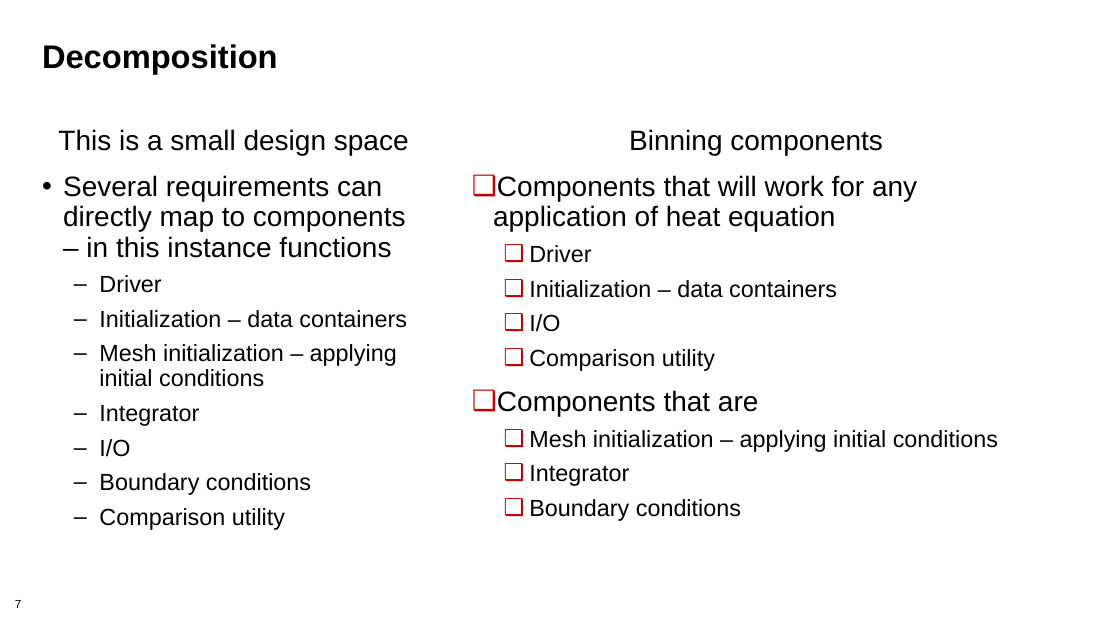
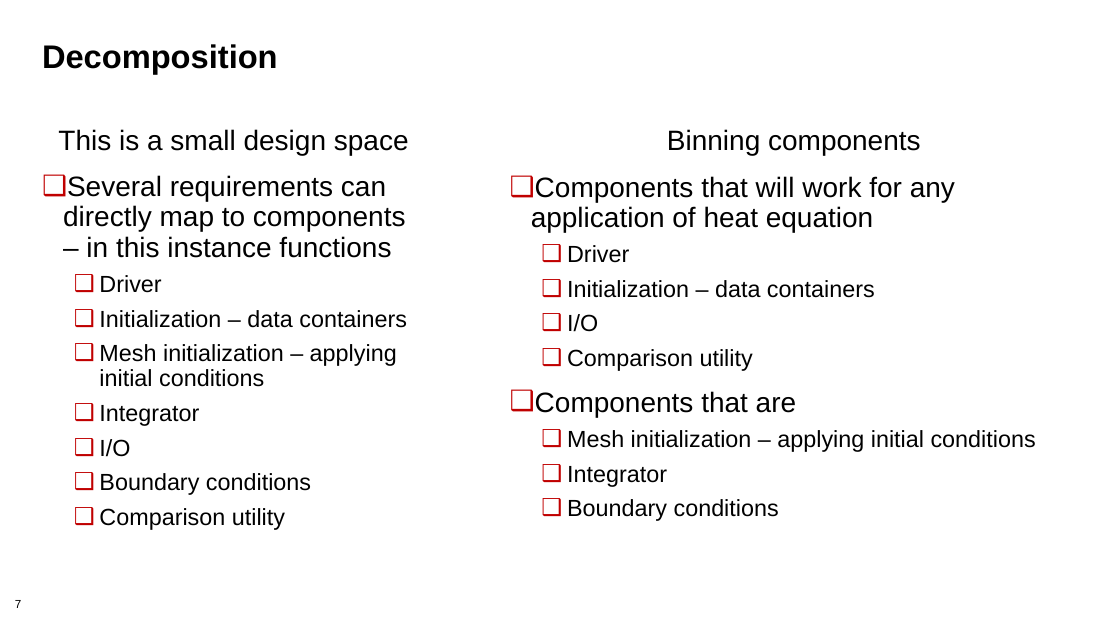
Before and after one commit to bssw-tutorial/presentations, a slide deck: slide 7 of design-a.pptx. Drawn at 1120x630 pixels with LibreOffice and Linux fonts; fonts in the diff are those of the drawing; background and template pictures are left out. Boxes give left, top, right and bottom in pixels: in the first picture for what was removed or moved away, otherwise in the second. Text is boxed around its words. In the diff, an @@ line names an element or a change of style, - is before the commit and + after.

```diff
--- a/design-a.pptx
+++ b/design-a.pptx
@@ text "Binning components" moved from (x1=493, y1=129, x2=998, y2=521) to (x1=531, y1=129, x2=1036, y2=521) @@
@@ text at (x1=63, y1=175, x2=407, y2=530): bullet • to ❑; bullet colour #000000 to #C00000; bullet – to ❑ @@
```
Also in this commit, not shown: 2 other slides changed, 3 other files.
